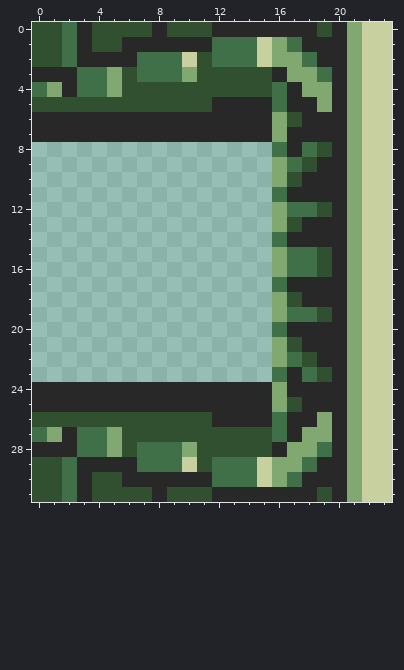
File history of a pixel-art sprite, src/assets/map/door_east_open.png. That is the earlier state.
The file is 24x32 pixels. Colours within 5 levels of each other are drawn and written as one.
After:
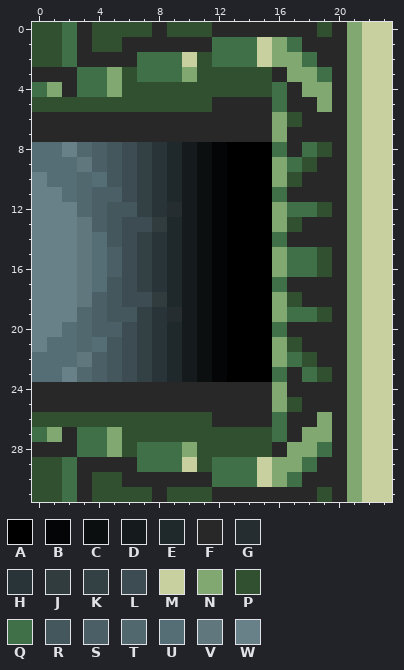
Palette (. is transparent): A #000000  B #040506  C #0c0f10  D #151b1d  E #1f282a  F #282828  G #252d30  H #293438  J #313c3f  K #334145  L #3c4c52  M #c8d0a0  N #80a870  P #305030  Q #407048  R #44575d  S #4b6066  T #51686e  U #556d74  V #5f777d  W #688088
Diff:
There is now colour A in rows 8 to 23 at x 13 to 15.
There is now colour B in rows 8 to 23 at x 12.
There is now colour C in rows 8 to 23 at x 11.
There is now colour D in rows 8 to 23 at x 10.
There is now colour E in rows 8 to 11 at x 9; in rows 13 to 18 at x 9; in rows 20 to 23 at x 9.
There is now colour G in row 12 at x 9; in row 19 at x 9.
There is now colour H in rows 8 to 12 at x 8; in rows 14 to 17 at x 8; in rows 19 to 23 at x 8.
There is now colour J in row 13 at x 8; in row 18 at x 8.
There is now colour K in rows 8 to 12 at x 7; in rows 14 to 17 at x 7; in rows 19 to 23 at x 7.
There is now colour L in rows 8 to 11 at x 6; in row 13 at x 6 to 7; in rows 14 to 17 at x 6; in row 18 at x 6 to 7; in rows 20 to 23 at x 6.
There is now colour R in rows 8 to 10 at x 5; in row 12 at x 5 to 6; in rows 13 to 14 at x 5; in rows 17 to 18 at x 5; in row 19 at x 5 to 6; in rows 21 to 23 at x 5.
There is now colour S in rows 8 to 9 at x 4; in row 11 at x 4 to 5; in rows 12 to 13 at x 4; in rows 15 to 16 at x 5; in rows 18 to 19 at x 4; in row 20 at x 4 to 5.
There is now colour S in rows 22 to 23 at x 4.
There is now colour T in row 8 at x 3; in rows 10 to 12 at x 3; in rows 19 to 21 at x 3; in row 23 at x 3.
There is now colour U in row 8 at x 0 to 1; in row 9 at x 0 to 2; in row 10 at x 1 to 2 and 4; in row 11 at x 2; in rows 14 to 17 at x 4; in row 20 at x 2.
There is now colour U in row 21 at x 1 to 2 and 4; in row 22 at x 0 to 2; in row 23 at x 0 to 1.
There is now colour V in row 9 at x 3; in rows 13 to 18 at x 3; in row 22 at x 3.
There is now colour W in row 8 at x 2; in row 10 at x 0; in row 11 at x 0 to 1; in rows 12 to 19 at x 0 to 2; in row 20 at x 0 to 1; in row 21 at x 0.
There is now colour W in row 23 at x 2.
